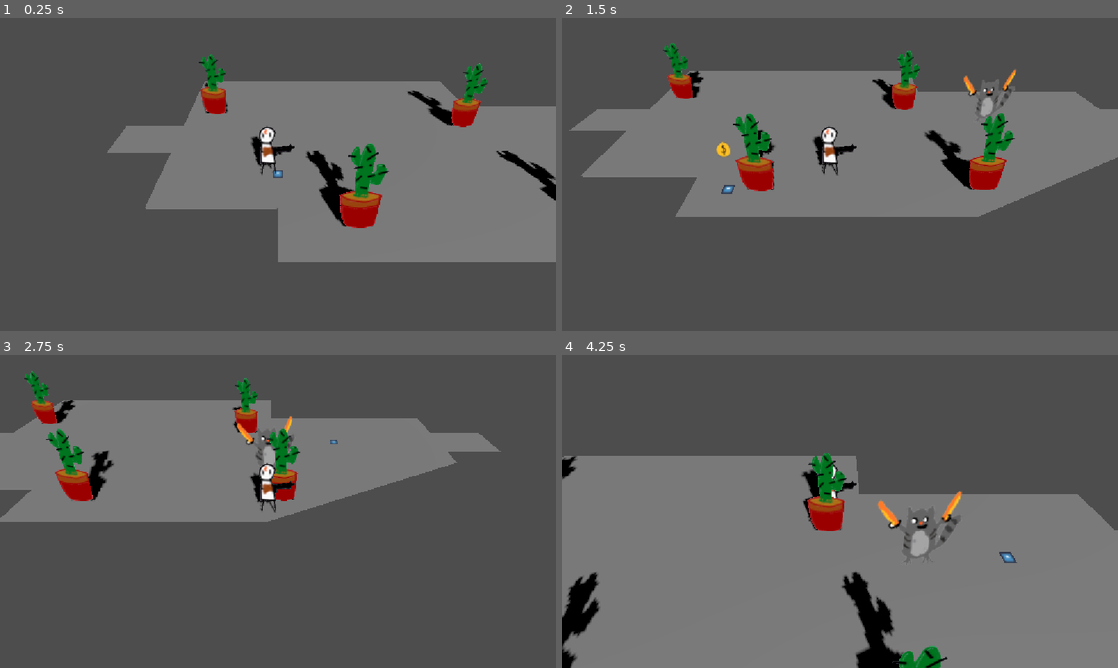
Above: before the commit, frames 1-4 (two rows, left to right).
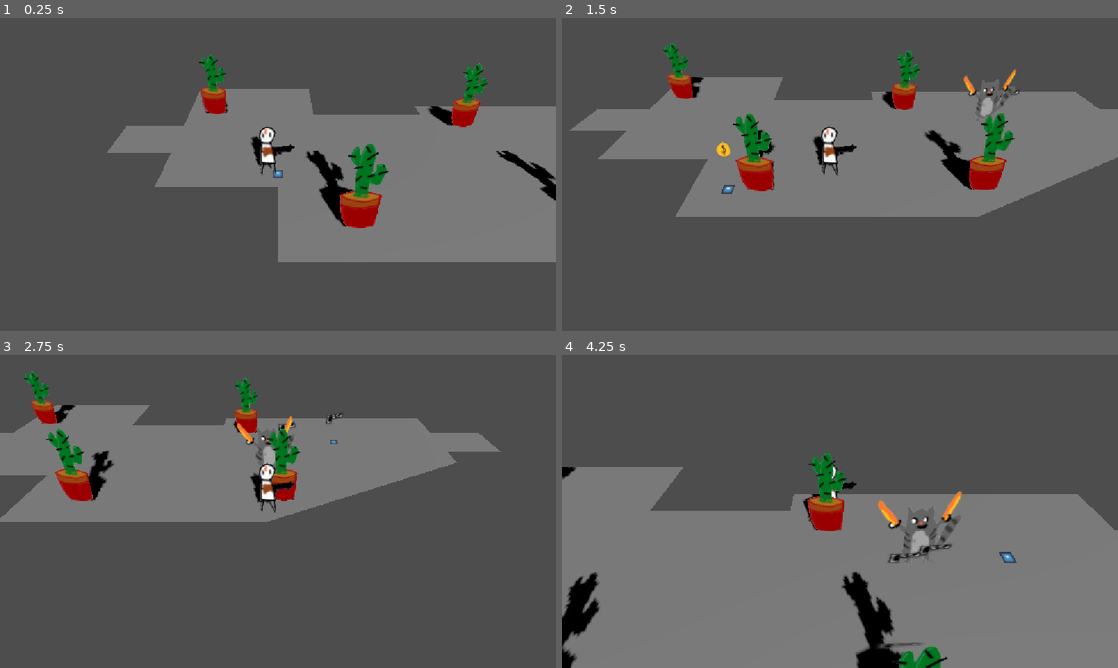
Above: after the commit, the same moments.

Repository: gmuGADIG/DEADSHOT
Game: Godot game, scene res://test_scenes/demo1/demo_b.tscn
Two runs of this game, one before a commit and one after it. Both use one fixed random seed, a clock stepped at 60 frames per second and the inputs below. This scene is started directly instead of the project's main scene. The engine's default icon, where the game draws it, is replaced by a stand-in: a white triangle on a blue panel in a dark square.
Inputs (mouse positions are in pixels of both pictures, inside the frame that each line leads up to):
- Up to frame 1 (0.25 s): no input
- Up to frame 2 (1.5 s): tap Enter at 0.5 s; move the mouse to (962, 158) at 0.52 s; press the mouse at (962, 158) at 0.53 s; hold D (move_right) 0.53-1.28 s; move the mouse to (728, 190) at 1.27 s; release the mouse at (728, 190) at 1.28 s; hold S (move_down) from 1.28 s (still down); click (728, 190) at 1.35 s
- Up to frame 3 (2.75 s): move the mouse to (333, 442) at 2.02 s; release S (move_down) at 2.03 s; hold D (move_right) from 2.03 s (still down); hold E (interact) from 2.03 s (still down); click (333, 442) at 2.3 s
- Up to frame 4 (4.25 s): move the mouse to (812, 574) at 2.77 s; release D (move_right) at 2.78 s; release E (interact) at 2.78 s; hold W (move_up) 2.78-3.53 s; tap Space (roll) at 2.85 s; click (812, 574) at 3.05 s; move the mouse to (1006, 558) at 3.52 s; press the mouse at (1006, 558) at 3.53 s; hold A (move_left) from 3.53 s (still down)

The runs differ from the first frame. In frame 1, 4.5% of the frame differs, in the area x 26-83%, y 20-62%; in frame 2, 3.4%; in frame 3, 2.1%; in frame 4, 5.7%, in the area x 0-71%, y 32-94%.
Error before the commit: Invalid assignment of property or key 'wait_time' with value of type 'float' on a base object of type 'null instance'. (res://world/enemy/base/enemy_base.gd:88)

Commit message:
Fixed and cleaned some things

Diff:
--- a/test_scenes/demo1/curve_a.tres
+++ /dev/null
@@ -1,9 +0,0 @@
-[gd_resource type="Curve3D" load_steps=0 format=3 uid="uid://bocr00x5o6up7"]
-
-[resource]
-closed = true
-_data = {
-"points": PackedVector3Array(0, 0, 0, 0, 0, 0, -8, 0, -4, 0, 0, 0, 0, 0, 0, 18, 0, -4, 0, 0, 0, 0, 0, 0, 18, 0, 0, 0, 0, 0, 0, 0, 0, 21, 0, 0, 0, 0, 0, 0, 0, 0, 21, 0, 2, 0, 0, 0, 0, 0, 0, 18, 0, 2, 0, 0, 0, 0, 0, 0, 18, 0, 6, 0, 0, 0, 0, 0, 0, -8, 0, 6),
-"tilts": PackedFloat32Array(0, 0, 0, 0, 0, 0, 0, 0)
-}
-point_count = 8
--- a/test_scenes/demo1/curve_b.tres
+++ /dev/null
@@ -1,9 +0,0 @@
-[gd_resource type="Curve3D" load_steps=0 format=3 uid="uid://pbecu7qhcfhn"]
-
-[resource]
-closed = true
-_data = {
-"points": PackedVector3Array(0, 0, 0, 0, 0, 0, -8, 0, -4, 0, 0, 0, 0, 0, 0, -1, 0, -4, 0, 0, 0, 0, 0, 0, -1, 0, -1, 0, 0, 0, 0, 0, 0, 5, 0, -1, 0, 0, 0, 0, 0, 0, 5, 0, -2, 0, 0, 0, 0, 0, 0, 18, 0, -2, 0, 0, 0, 0, 0, 0, 18, 0, 0, 0, 0, 0, 0, 0, 0, 21, 0, 0, 0, 0, 0, 0, 0, 0, 21, 0, 2, 0, 0, 0, 0, 0, 0, 18, 0, 2, 0, 0, 0, 0, 0, 0, 18, 0, 3, 0, 0, 0, 0, 0, 0, 8, 0, 7, 0, 0, 0, 0, 0, 0, -3, 0, 7, 0, 0, 0, 0, 0, 0, -3, 0, 4, 0, 0, 0, 0, 0, 0, -8, 0, 4, 0, 0, 0, 0, 0, 0, -8, 0, 2, 0, 0, 0, 0, 0, 0, -11, 0, 2, 0, 0, 0, 0, 0, 0, -11, 0, 0, 0, 0, 0, 0, 0, 0, -8, 0, 0),
-"tilts": PackedFloat32Array(0, 0, 0, 0, 0, 0, 0, 0, 0, 0, 0, 0, 0, 0, 0, 0, 0, 0, 0)
-}
-point_count = 19
--- a/test_scenes/demo1/demo_a.tscn
+++ b/test_scenes/demo1/demo_a.tscn
@@ -1,7 +1,6 @@
 [gd_scene load_steps=8 format=3 uid="uid://btuw2i28k0axl"]
 
 [ext_resource type="PackedScene" uid="uid://bk60c4813t663" path="res://world/levels/level_base.tscn" id="1_p0tjl"]
-[ext_resource type="Curve3D" uid="uid://bocr00x5o6up7" path="res://test_scenes/demo1/curve_a.tres" id="2_hxoc3"]
 [ext_resource type="Texture2D" uid="uid://cjbsq7rk6r3h4" path="res://temp_art/gartic/cactus.png" id="2_yl5fl"]
 [ext_resource type="PackedScene" uid="uid://rberd5xw8srm" path="res://world/transitions/transition.tscn" id="4_yl5fl"]
 [ext_resource type="PackedScene" uid="uid://c2bxn6p802s68" path="res://cover/cover_2.tscn" id="5_lkd7d"]
@@ -11,13 +10,21 @@
 vertices = PackedVector3Array(17.5, 0.48999983, 1.75, 20.25, 0.48999983, 1.25, 20.25, 0.48999983, 0.75, 17.5, 0.48999983, 0.25, 17.25, 0.48999983, -3.25, -7.25, 0.48999983, -3.25, -7.25, 0.48999983, 5.25, -6.75, 0.48999983, 5.5, 16.75, 0.48999983, 5.5, 17.5, 0.48999983, 5.25)
 polygons = [PackedInt32Array(1, 0, 2), PackedInt32Array(2, 0, 3), PackedInt32Array(0, 8, 4), PackedInt32Array(4, 8, 7), PackedInt32Array(4, 7, 6), PackedInt32Array(4, 6, 5), PackedInt32Array(0, 9, 8), PackedInt32Array(4, 3, 0)]
 
+[sub_resource type="Curve3D" id="Curve3D_hxoc3"]
+closed = true
+_data = {
+"points": PackedVector3Array(0, 0, 0, 0, 0, 0, -8, 0, -4, 0, 0, 0, 0, 0, 0, 18, 0, -4, 0, 0, 0, 0, 0, 0, 18, 0, 0, 0, 0, 0, 0, 0, 0, 21, 0, 0, 0, 0, 0, 0, 0, 0, 21, 0, 2, 0, 0, 0, 0, 0, 0, 18, 0, 2, 0, 0, 0, 0, 0, 0, 18, 0, 6, 0, 0, 0, 0, 0, 0, -8, 0, 6),
+"tilts": PackedFloat32Array(0, 0, 0, 0, 0, 0, 0, 0)
+}
+point_count = 8
+
 [node name="DemoA" instance=ExtResource("1_p0tjl")]
 
 [node name="NavigationRegion3D" parent="." index="0"]
 navigation_mesh = SubResource("NavigationMesh_yl5fl")
 
 [node name="Floor" parent="NavigationRegion3D/World" index="1"]
-curve = ExtResource("2_hxoc3")
+curve = SubResource("Curve3D_hxoc3")
 
 [node name="Cactus" type="Sprite3D" parent="NavigationRegion3D/World" index="2"]
 transform = Transform3D(1, 0, 0, 0, 0.866025, 0.5, 0, -0.5, 0.866025, -6.08085, 1.35212, -2.54946)
--- a/test_scenes/demo1/demo_b.tscn
+++ b/test_scenes/demo1/demo_b.tscn
@@ -2,7 +2,6 @@
 
 [ext_resource type="PackedScene" uid="uid://bk60c4813t663" path="res://world/levels/level_base.tscn" id="1_m15ci"]
 [ext_resource type="Texture2D" uid="uid://cjbsq7rk6r3h4" path="res://temp_art/gartic/cactus.png" id="2_7te3a"]
-[ext_resource type="Curve3D" uid="uid://pbecu7qhcfhn" path="res://test_scenes/demo1/curve_b.tres" id="2_m15ci"]
 [ext_resource type="PackedScene" uid="uid://rberd5xw8srm" path="res://world/transitions/transition.tscn" id="4_l2hbl"]
 [ext_resource type="PackedScene" uid="uid://dxdkwdigtcn43" path="res://world/enemy/test/enemy_test.tscn" id="5_7te3a"]
 
@@ -10,13 +9,41 @@
 vertices = PackedVector3Array(-7.499954, 0.48999983, 0.25, -10.249954, 0.48999983, 0.75, -9.749954, 0.48999983, 1.5, -7 …(580 unchanged characters)…
 polygons = [PackedInt32Array(2, 1, 3), PackedInt32Array(3, 1, 0), PackedInt32Array(5, 4, 6), PackedInt32Array(6, 4, 0), …(494 unchanged characters)…
 
+[sub_resource type="Curve3D" id="Curve3D_m15ci"]
+closed = true
+_data = {
+"points": PackedVector3Array(0, 0, 0, 0, 0, 0, -8, 0, -4, 0, 0, 0, 0, 0, 0, -1, 0, -4, 0, 0, 0, 0, 0, 0, -1, 0, -1, 0, 0, 0, 0, 0, 0, 5, 0, -1, 0, 0, 0, 0, 0, 0, 5, 0, -2, 0, 0, 0, 0, 0, 0, 18, 0, -2, 0, 0, 0, 0, 0, 0, 18, 0, 0, 0, 0, 0, 0, 0, 0, 21, 0, 0, 0, 0, 0, 0, 0, 0, 21, 0, 2, 0, 0, 0, 0, 0, 0, 18, 0, 2, 0, 0, 0, 0, 0, 0, 18, 0, 3, 0, 0, 0, 0, 0, 0, 8, 0, 7, 0, 0, 0, 0, 0, 0, -3, 0, 7, 0, 0, 0, 0, 0, 0, -3, 0, 4, 0, 0, 0, 0, 0, 0, -8, 0, 4, 0, 0, 0, 0, 0, 0, -8, 0, 2, 0, 0, 0, 0, 0, 0, -11, 0, 2, 0, 0, 0, 0, 0, 0, -11, 0, 0, 0, 0, 0, 0, 0, 0, -8, 0, 0),
+"tilts": PackedFloat32Array(0, 0, 0, 0, 0, 0, 0, 0, 0, 0, 0, 0, 0, 0, 0, 0, 0, 0, 0)
+}
+point_count = 19
+
 [node name="DemoB" instance=ExtResource("1_m15ci")]
 
 [node name="NavigationRegion3D" parent="." index="0"]
 navigation_mesh = SubResource("NavigationMesh_m15ci")
 
 [node name="Floor" parent="NavigationRegion3D/World" index="1"]
-curve = ExtResource("2_m15ci")
+curve = SubResource("Curve3D_m15ci")
+
+[node name="Cactus" type="Sprite3D" parent="NavigationRegion3D/World" index="2"]
+transform = Transform3D(1, 0, 0, 0, 0.866025, 0.5, 0, -0.5, 0.866025, -0.31956434, 1.3521191, 5.0705338)
+alpha_cut = 1
+texture = ExtResource("2_7te3a")
+
+[node name="Cactus2" type="Sprite3D" parent="NavigationRegion3D/World" index="3"]
+transform = Transform3D(1, 0, 0, 0, 0.866025, 0.5, 0, -0.5, 0.866025, -6.585593, 1.3521205, -1.8700318)
+alpha_cut = 1
+texture = ExtResource("2_7te3a")
+
+[node name="Cactus3" type="Sprite3D" parent="NavigationRegion3D/World" index="4"]
+transform = Transform3D(1, 0, 0, 0, 0.866025, 0.5, 0, -0.5, 0.866025, 6.5182443, 1.35212, -0.7042122)
+alpha_cut = 1
+texture = ExtResource("2_7te3a")
+
+[node name="Cactus4" type="Sprite3D" parent="NavigationRegion3D/World" index="5"]
+transform = Transform3D(1, 0, 0, 0, 0.866025, 0.5, 0, -0.5, 0.866025, 8.573559, 1.35212, 5.04492)
+alpha_cut = 1
+texture = ExtResource("2_7te3a")
 
 [node name="Left" parent="." index="1" instance=ExtResource("4_l2hbl")]
 transform = Transform3D(1, 0, 0, 0, 1, 0, 0, 0, 1, -10.630439, 0, 0.8172647)
@@ -34,26 +61,7 @@
 [node name="Right" type="Marker3D" parent="EntryPoints" index="1"]
 transform = Transform3D(1, 0, 0, 0, 1, 0, 0, 0, 1, 16.898302, 0, 0.96318436)
 
-[node name="World#Cactus" type="Sprite3D" parent="." index="4"]
-transform = Transform3D(1, 0, 0, 0, 0.866025, 0.5, 0, -0.5, 0.866025, -0.31956434, 1.3521191, 5.0705338)
-alpha_cut = 1
-texture = ExtResource("2_7te3a")
-
-[node name="World#Cactus2" type="Sprite3D" parent="." index="5"]
-transform = Transform3D(1, 0, 0, 0, 0.866025, 0.5, 0, -0.5, 0.866025, -6.585593, 1.3521205, -1.8700318)
-alpha_cut = 1
-texture = ExtResource("2_7te3a")
-
-[node name="World#Cactus3" type="Sprite3D" parent="." index="6"]
-transform = Transform3D(1, 0, 0, 0, 0.866025, 0.5, 0, -0.5, 0.866025, 6.5182443, 1.35212, -0.7042122)
-alpha_cut = 1
-texture = ExtResource("2_7te3a")
-
-[node name="World#Cactus4" type="Sprite3D" parent="." index="7"]
-transform = Transform3D(1, 0, 0, 0, 0.866025, 0.5, 0, -0.5, 0.866025, 8.573559, 1.35212, 5.04492)
-alpha_cut = 1
-texture = ExtResource("2_7te3a")
-
-[node name="EnemyTest" parent="." index="10" instance=ExtResource("5_7te3a")]
+[node name="EnemyTest" parent="." index="6" instance=ExtResource("5_7te3a")]
 transform = Transform3D(1, 0, 0, 0, 1, 0, 0, 0, 1, 12.573572, 0.21243405, 0.4986601)
 movement_speed = 3.0
+bullet_speed = 0.0
--- a/world/enemy/Enemy Bullets/enemy_bullet.gd
+++ b/world/enemy/Enemy Bullets/enemy_bullet.gd
@@ -3,7 +3,7 @@
 @export var despawn_after_seconds := 5.0
 @onready var area_3d: Area3D = $Area3D
 @onready var timer: Timer = $Timer
-var bullet_speed := 10.0
+var bullet_speed := 50.0
 var direction: Vector3
 
 func _ready() -> void:
@@ -13,7 +13,7 @@
 	position += direction * bullet_speed * delta
 
 # if hits player or terrain, despawn
-func _on_area_3d_body_entered(body: Node3D) -> void:
+func _on_area_3d_body_entered(_body: Node3D) -> void:
 	# Deal damage to player
 	queue_free()
 
@@ -24,4 +24,4 @@
 	bullet_speed = speed
 
 func set_target(target: Vector3) -> void:
-	direction = (target - position).normalized()
+	direction = global_position.direction_to(target)
--- a/world/enemy/base/enemy_base.gd
+++ b/world/enemy/base/enemy_base.gd
@@ -24,7 +24,7 @@
 #region Variables
 ## The player in the scene.
 @onready var player : Player
-@onready var timer: Timer = $Timer
+@onready var firing_timer: Timer = %FiringTimer
 
 @export_group("Enemy Stats")
 ## The starting amount of health.
@@ -85,8 +85,12 @@
 	last_known_player_position = player.global_position
 	%Health.killed.connect(queue_free)
 
-	timer.wait_time = fire_rate
-	shoot_bullet()
+	if fire_rate == 0:
+		firing_timer.process_mode = PROCESS_MODE_DISABLED
+	else:
+		firing_timer.wait_time = fire_rate
+		firing_timer.timeout.connect(_on_firing_timer_timeout)
+		shoot_bullet()
 
 func _physics_process(_delta: float) -> void:
 	match aggro:
@@ -161,16 +165,16 @@
 func shoot_bullet() -> void:
 	if !can_shoot:
 		return
-	timer.start()
+	firing_timer.start()
 	if (!shooting):
 		var bullet_reference: Node3D = load("res://world/enemy/Enemy Bullets/enemy_bullet.tscn").instantiate()
-		bullet_reference.set_speed(fire_rate);
+		bullet_reference.set_speed(bullet_speed);
 		bullet_reference.set_target(Vector3(-1, 0, 1))
 		add_sibling(bullet_reference)
 		bullet_reference.global_position = global_position + Vector3(0, 1, 0)
 		shooting = true
 
-func _on_timer_timeout() -> void:
+func _on_firing_timer_timeout() -> void:
 	shooting = false
 	shoot_bullet()
 
--- a/world/enemy/base/enemy_base.tscn
+++ b/world/enemy/base/enemy_base.tscn
@@ -1,7 +1,5 @@
 [gd_scene load_steps=4 format=3 uid="uid://dx3l0wduat3tp"]
 
-[ext_resource type="Script" uid="uid://duwt050r1xw07" path="res://world/enemy/base/enemy_base.gd" id="1_1uty2"]
-[ext_resource type="Texture2D" uid="uid://ccalgafhbfwhn" path="res://temp_art/gartic/raccoon_with_gun.png" id="2_fsaya"]
 [ext_resource type="PackedScene" uid="uid://hiyp7n7uvc4m" path="res://systems/attacking/health/health.tscn" id="2_17eo5"]
 [ext_resource type="PackedScene" uid="uid://b7d3oiw27awag" path="res://systems/attacking/hurtbox/hurtbox.tscn" id="3_1tv51"]
 
@@ -10,8 +8,6 @@
 radius = 0.669922
 
 [node name="Enemy" type="CharacterBody3D"]
-script = ExtResource("1_1uty2")
-fire_rate = 1.0
 
 [node name="CollisionShape3D" type="CollisionShape3D" parent="."]
 transform = Transform3D(1, 0, 0, 0, 1, 0, 0, 0, 1, 0, 0.94693, 0)
@@ -33,3 +29,6 @@
 [node name="CollisionShape3D" type="CollisionShape3D" parent="Hurtbox"]
 transform = Transform3D(1, 0, 0, 0, 1, 0, 0, 0, 1, 0, 0.94693, 0)
 shape = SubResource("CylinderShape3D_plfsl")
+
+[node name="FiringTimer" type="Timer" parent="."]
+unique_name_in_owner = true
--- a/world/enemy/test/enemy_test.tscn
+++ b/world/enemy/test/enemy_test.tscn
@@ -6,6 +6,8 @@
 
 [node name="EnemyTest" instance=ExtResource("1_gbmv4")]
 script = ExtResource("2_xuwp2")
+fire_rate = 1.0
+bullet_speed = 20.0
 
 [node name="Sprite3D" parent="." index="1"]
 texture = ExtResource("2_yh6x6")
--- a/world/levels/level_base.tscn
+++ b/world/levels/level_base.tscn
@@ -1,11 +1,9 @@
-[gd_scene load_steps=7 format=3 uid="uid://bk60c4813t663"]
+[gd_scene load_steps=5 format=3 uid="uid://bk60c4813t663"]
 
 [ext_resource type="PackedScene" uid="uid://cr05xakri7lnw" path="res://world/floor/floor_gen.tscn" id="1_8hxjk"]
 [ext_resource type="PackedScene" uid="uid://nuqmhgq1e2lu" path="res://world/player/player.tscn" id="2_nnb1h"]
 [ext_resource type="Script" uid="uid://2uxmd0kth1s5" path="res://world/transitions/entry_points.gd" id="2_rsarx"]
-[ext_resource type="PackedScene" uid="uid://d1gunjkbicne3" path="res://world/floor/temp_floor.tscn" id="2_xskwq"]
 [ext_resource type="PackedScene" uid="uid://1s1a4b2buf1o" path="res://menu/pause_menu/pause_menu.tscn" id="3_uyrbk"]
-[ext_resource type="PackedScene" uid="uid://dx3l0wduat3tp" path="res://world/enemy/base/enemy_base.tscn" id="6_0lvvw"]
 
 [node name="LevelBase2" type="Node3D"]
 
@@ -18,9 +16,6 @@
 shadow_enabled = true
 
 [node name="Floor" parent="NavigationRegion3D/World" instance=ExtResource("1_8hxjk")]
-
-[node name="temp_Floor2" parent="World" instance=ExtResource("2_xskwq")]
-collision_layer = 5
 
 [node name="EntryPoints" type="Node3D" parent="."]
 script = ExtResource("2_rsarx")
@@ -39,6 +34,3 @@
 
 [node name="PauseMenu" parent="UI" instance=ExtResource("3_uyrbk")]
 layout_mode = 1
-
-[node name="Enemy" parent="." instance=ExtResource("6_0lvvw")]
-fire_rate = 2.0
